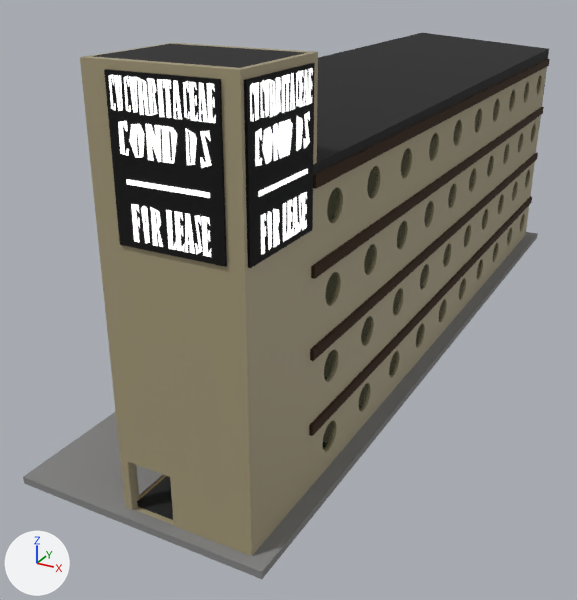
The glTF model Gangsta Wizards/Main/BUILDINGS/Residential/R-2/Gourd Apartments.glb as it was, and as the next commit left it.
Camera for both pictures: a camera (50 mm lens) standing at (13.0, -23.5, 18.6) and looking at (-4.9, 9.0, 2.3). Every picture has the same lights, and +X, +Y and +Z are marked at lower left. The first picture is the older version. Objects named as collision shapes, trigger or cutter boxes, shadow casters or lower levels of detail are left out. Where no turn or scale is listed for an object, it has been applied to the vertices.

The first picture shows 'Corridor Floors', 'Ext', 'Roof', 'Signs', 'Walls'.
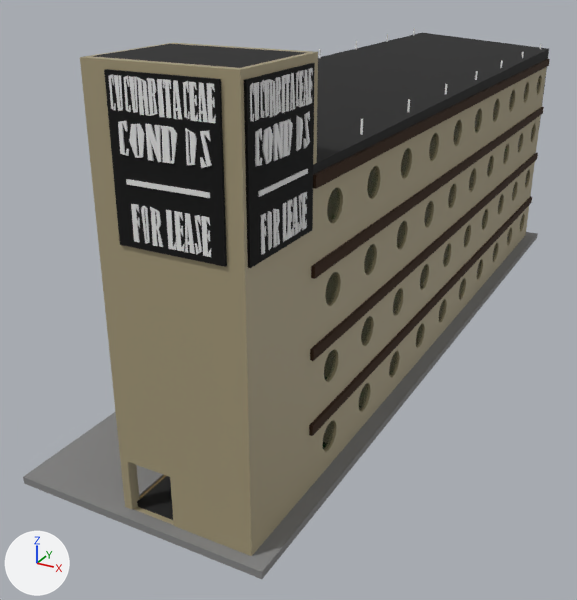
Changed parts and their boxes [x1, y1, x2, y2] in the pictures (577 x 600 px):
'Signs', surface changed (darker)
    both: [105, 65, 315, 261]
'Vent', added
    after: [319, 28, 542, 135]

The edits, one by one:
In material 'White Sign Text' (mat_white_sign_text), emission_strength is no longer 1.0.
Material 'PVC' (mat_pvc) is new.
Its base color is (1.0, 1.0, 1.0) (white #ffffff).
Its roughness is 0.25.
Mesh me_cylinder_004 is new.
It has 350 vertices, 700 faces and spans x 0.0..8.1, y 0.0..29.0, z -1.0..0.4.
It uses material mat_pvc (white #ffffff).
Object 'Vent' (ob_vent) is new; it shows me_cylinder_004.
Its location is (-6.65, 1.63, 13.4).
